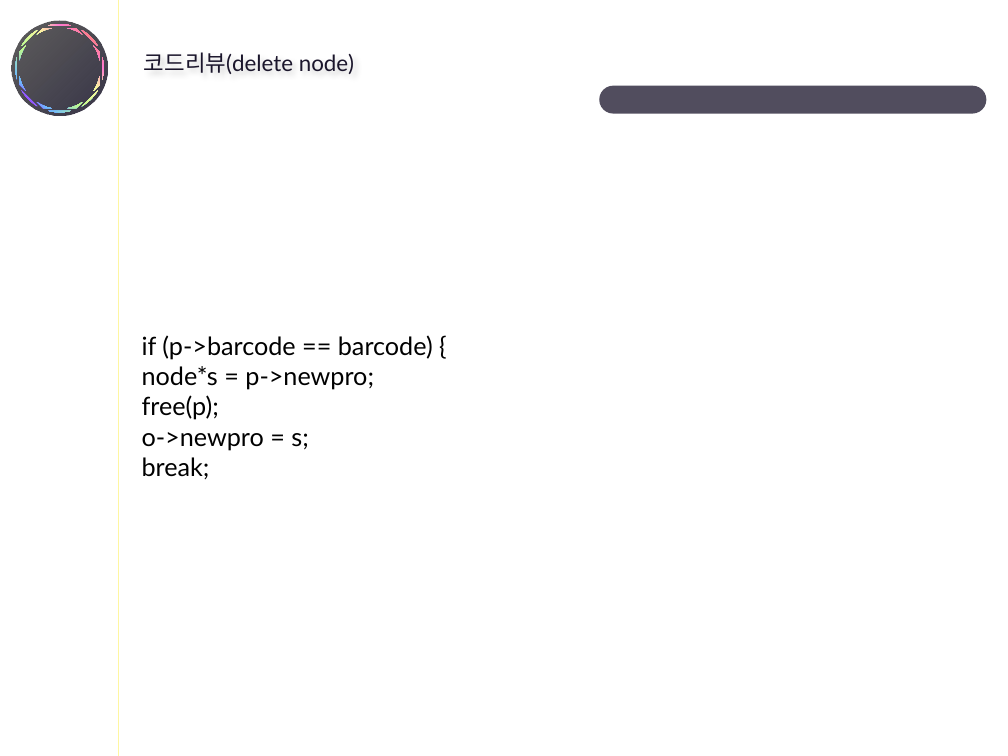
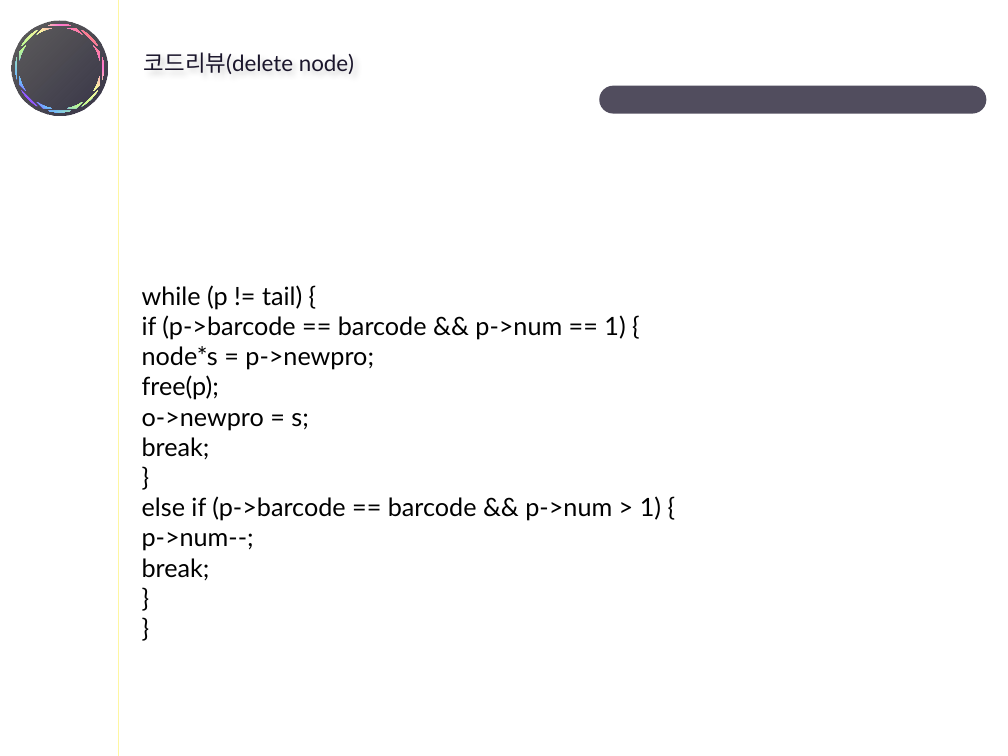
Before and after one commit to SunSet0418/2016_C_Programming, a slide deck: slide 8 of 자료구조 프로젝트(POS system)/Pos 시스템.pptx. Drawn at 1008x756 pixels with LibreOffice and Linux fonts; fonts in the diff are those of the drawing. Boxes give left, top, right and bottom in pixels: in the first picture for what was removed or moved away, otherwise in the second. Text is boxed around its words. In the diff, an @@ line names an element or a change of style, - is before the commit and + after.

```diff
--- a/자료구조 프로젝트(POS system)/Pos 시스템.pptx
+++ b/자료구조 프로젝트(POS system)/Pos 시스템.pptx
@@ text at box(142, 285, 625, 339): text changed @@
-if (p->barcode == barcode) {
+while (p != tail) {
+if (p->barcode == barcode && p->num == 1) {
@@ text at box(142, 496, 661, 580): paragraphs added @@
+}
+else if (p->barcode == barcode && p->num > 1) {
+p->num--;
+break;
+}
+}
```
Also in this commit, not shown: 1 other slide changed, 2 other files.
